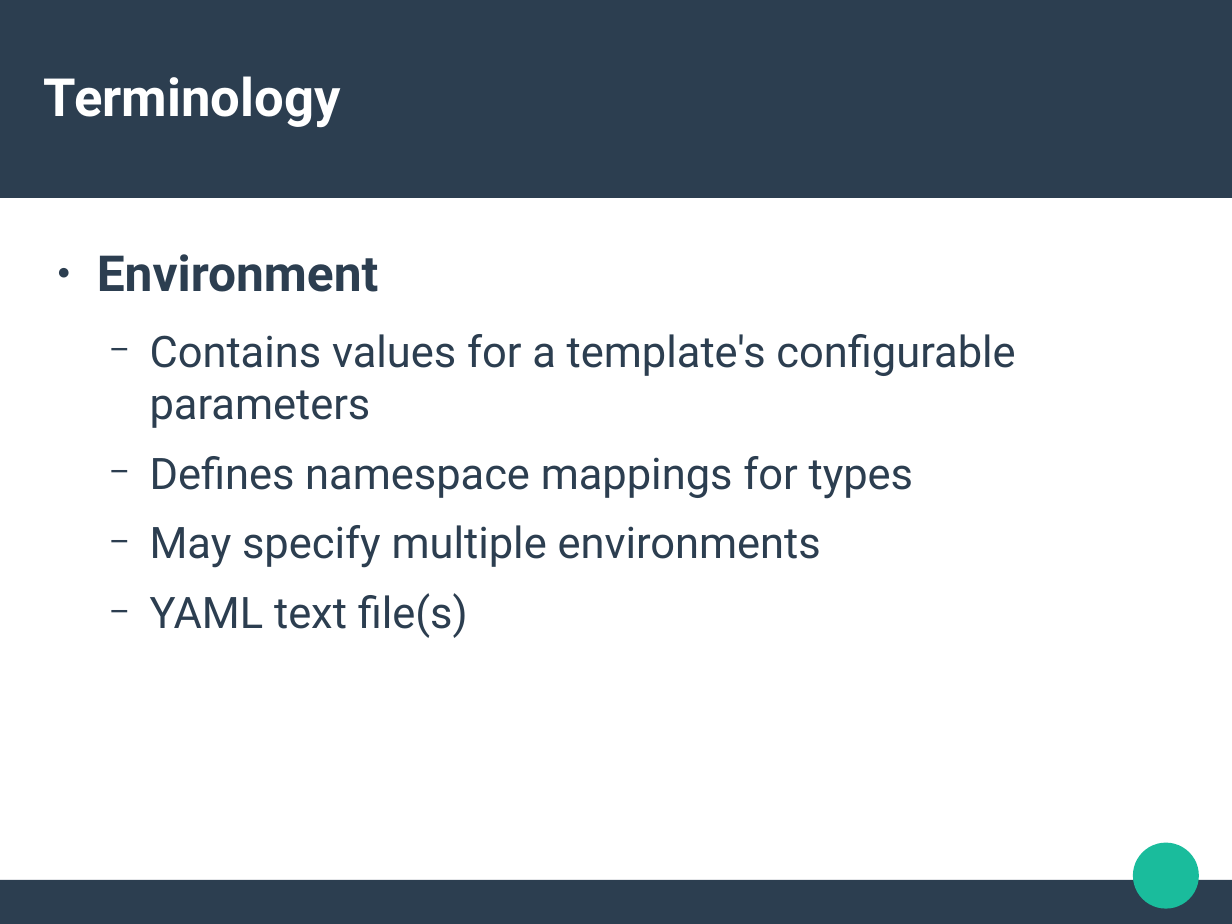
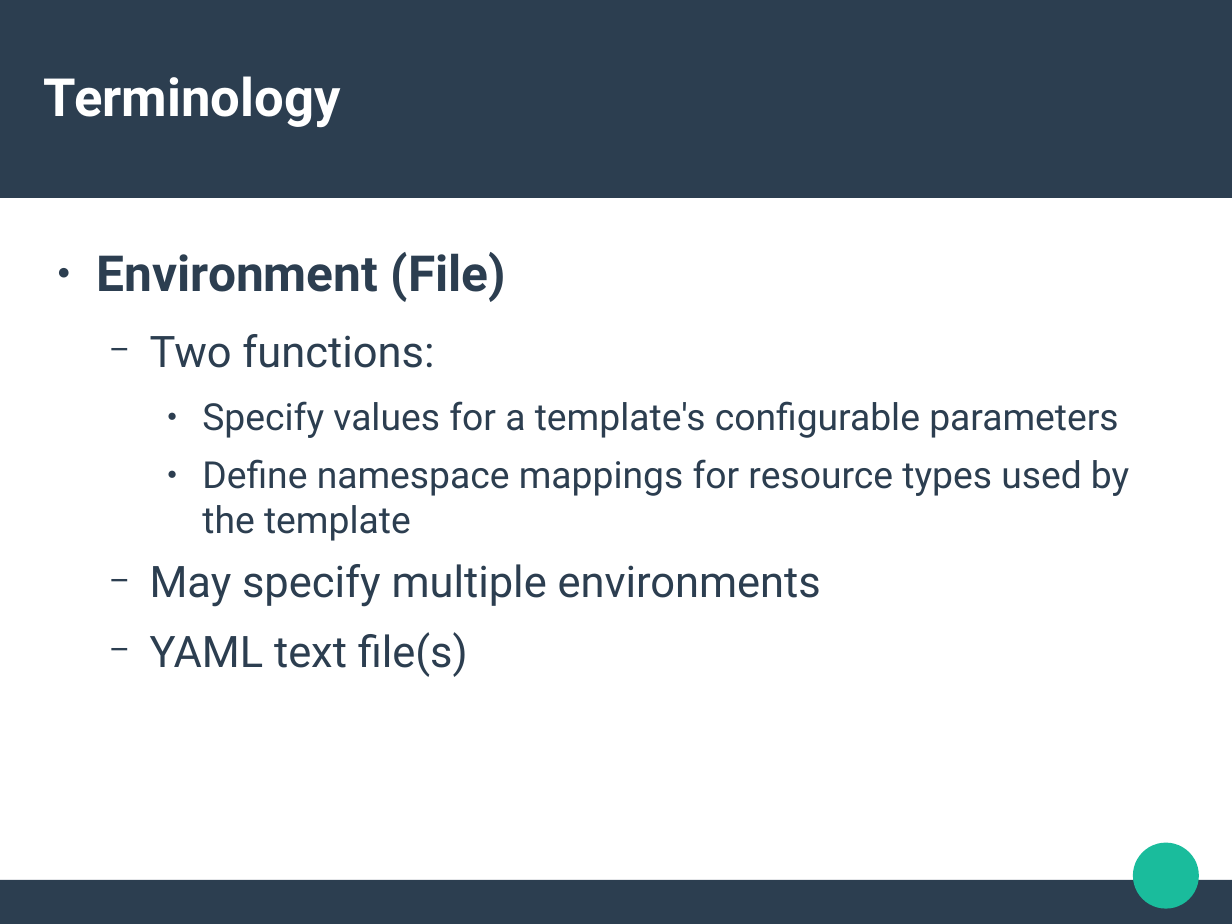
Before and after one commit to jdob/kukri, a slide deck: slide 6 of heat-templates/devconf-demo/devconf-2016.odp. Drawn at 1232x924 pixels with LibreOffice and Linux fonts; fonts in the diff are those of the drawing. Boxes give left, top, right and bottom in pixels: in the first picture for what was removed or moved away, otherwise in the second. Text is boxed around its words. In the diff, an @@ line names an element or a change of style, - is before the commit and + after.

```diff
--- a/heat-templates/devconf-demo/devconf-2016.odp
+++ b/heat-templates/devconf-demo/devconf-2016.odp
@@ text at box(97, 252, 1129, 541): text changed; size 28 to 24 pt @@
-● Environment
-  − Contains values for a template's configurable parameters
-  − Defines namespace mappings for types
+● Environment (File)
+  − Two functions:
+    ● Specify values for a template's configurable parameters
+    ● Define namespace mappings for resource types used by the template
```
Also in this commit, not shown: 6 other slides changed, 1 other file.
